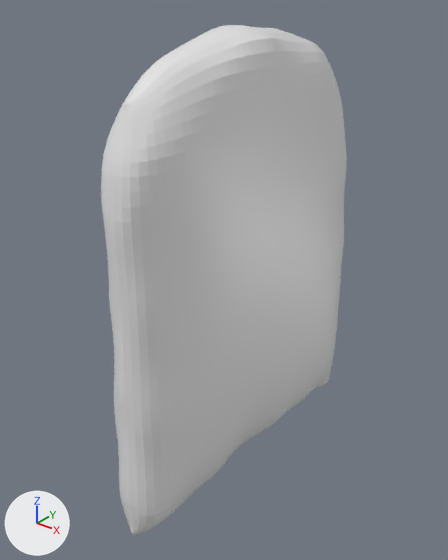
A saved change to the Blender file BlenderModels/Interactable/tomb_stone_1.blend.
The view is the same before and after, from a camera (50 mm lens) standing at (1.36, -1.83, 2.06) and looking at (-0.06, -0.06, 0.96). The lights are fixed; the arrows at lower left show +X, +Y and +Z. Text is drawn in Blender's own font.
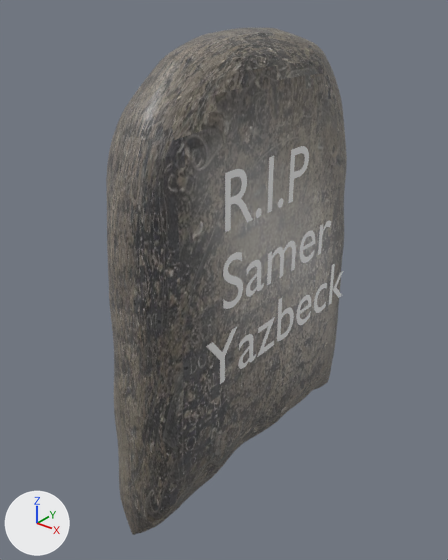
The change in detail:
Picture 'tombstone_texture_1.jpg' (img_tombstone_texture_1_jpg) is new.
In material 'Material' (mat_material), base_color is no longer (0.8, 0.8, 0.8), white #e7e7e7.
In material 'Material' (mat_material), texture is now set to img_tombstone_texture_1_jpg.
Material 'DarkIron' (mat_darkiron) is new.
Its base color is (0.8, 0.8, 0.8) (white #e7e7e7).
me_cube is used by ob_cube; location (0.0, 0.0, 1.0); scale (0.15, 0.8, 1.0).
me_cube had 3528 vertices, 3526 faces and spanned x -1.0..1.0, y -0.88..0.92, z -0.92..0.92.
me_cube now has 3528 vertices, 3526 faces and spans x -1.0..1.0, y -0.88..0.91, z -0.91..0.91.
me_cube part 1: 299 of 3528 vertices moved; they spanned x -0.95..0.95, y -0.84..0.22, z 0.31..0.92 and now span x -0.95..0.94, y -0.83..0.22, z 0.31..0.91; mean shift (0.0, 0.01, -0.01); largest move (-0.78, -0.02, 0.89) -> (-0.64, -0.02, 0.87).
me_cube part 2: texture (UV) coordinates of 3526 of 3526 faces, centred in x -1.0..1.0, y -0.88..0.92, z -0.92..0.92, changed; they spanned u 0.12..0.88, v 0.0..1.0 and now span u 0.05..0.94, v 0.22..0.71.
Text 'Text' (txt_text) is new.
Its body is ' R.I.P\n Samer\nYazbeck'.
It uses material mat_darkiron (its picture is missing).
Its size is 0.3.
Object 'Text' (ob_text) is new; it shows txt_text.
Its location is (0.15, -0.413, 1.296).
Its rotation in degrees is (90, 0, 90).

What differs and where, as boxes (x1, y1, x2, y2) in the pictures (448 x 560 px; the box of a moved part takes in the faces that stretch with it):
'Cube', surface changed, reshaped: before (101, 25, 347, 535); after (106, 28, 347, 535)
'Text', added: after (206, 146, 343, 384)
part 1 of me_cube, moved or reshaped: before (101, 25, 308, 266); after (106, 28, 308, 266)
part 2 of me_cube, surface changed: before (107, 28, 347, 535); after (108, 28, 347, 535)
